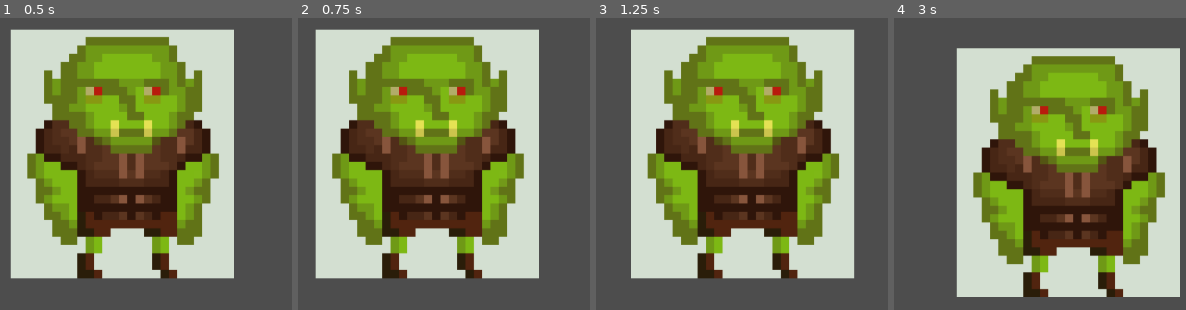
Above: before the commit, frames 1-4 (left to right).
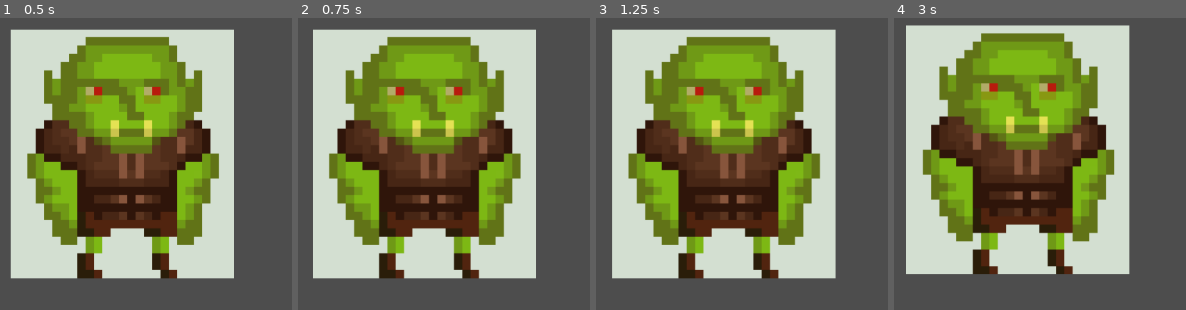
Above: after the commit, the same moments.

Repository: RNSM-Games/godot-gmtk-jam-2023
Game: Godot game, scene res://scenes/creature.tscn
Same seed, same stepped clock (60 frames per second), same inputs: the game is played once before the commit and once after it.
Inputs (mouse positions are in pixels of both pictures, inside the frame that each line leads up to):
- Up to frame 1 (0.5 s): no input
- Up to frame 2 (0.75 s): tap Enter at 0.5 s; move the mouse to (outside the picture) at 0.52 s; hold Right (right) from 0.53 s (still down); hold Right mouse button (Ability) from 0.53 s (still down)
- Up to frame 3 (1.25 s): keep holding Right (right); keep holding Right mouse button (Ability)
- Up to frame 4 (3 s): move the mouse to (outside the picture) at 1.27 s; release Right (right) at 1.28 s; release Right mouse button (Ability) at 1.28 s; hold Down (down) 1.28-2.03 s; right-click (outside the picture) at 1.35 s; move the mouse to (1101, 50) at 2.02 s; hold Right (right) 2.03-2.78 s; hold Right mouse button (Ability) 2.03-2.78 s; move the mouse to (981, 239) at 2.77 s; hold Up (up) from 2.78 s (still down); right-click (981, 239) at 2.85 s

Frame 1 is identical in both runs. In frame 2, 10% of the frame differs, in the area x 5-83%, y 3-90%; in frame 3, 43%; in frame 4, 76%, in the area x 4-98%, y 2-96%.
Error before the commit: Invalid access to property or key 'PlayerController' on a base object of type 'CharacterBody2D (PlayerController.gd)'. (res://scripts/Creature/Abilities/Dash.g…

Commit message:
Update Dash.gd

Diff:
--- a/scripts/Creature/Abilities/Dash.gd
+++ b/scripts/Creature/Abilities/Dash.gd
@@ -1,18 +1,36 @@
 extends ActionItem
 
+var can_dash : bool = true
+var character : CharacterBody2D
+var is_dashing : bool = false
 func _init():
-    cooldown = 7
-    damage_modifier = 0
+	cooldown = 7
+	damage_modifier = 0
 
 func _ready():
-    hitbox = get_parent().get_node("CharacterBody2D/Hitbox")
+	hitbox = get_parent().get_node("CharacterBody2D/Hitbox")
+	character = get_parent().get_node("CharacterBody2D")
+
+
+func _physics_process(delta):
+	var dash_pos : Vector2 = Vector2.ZERO
+	if (!can_dash && !is_dashing):
+		dash_pos= character.position + Vector2(100,100)
+		is_dashing = true
+		hitbox.disabled = true
+		character.can_move = false
+	elif(is_dashing):
+		character.position = lerp(character.position,dash_pos, .1)
+	if(character.position == dash_pos):
+		is_dashing = false
+		hitbox.disabled = false
+	character.can_move = true
+	can_dash = true
+
+
+
 
 
 
 func action():
-    hitbox.disabled = true
-    var character : CharacterBody2D = get_parent().get_node("CharacterBody2D")
-    var dash_pos : Vector2 = character.position + Vector2(10,10)
-    character.PlayerController.can_move = false
-    character.position = lerp(character.position,character.position + Vector2(50,50), .1)
-    hitbox.disabled = false
+	can_dash = false
